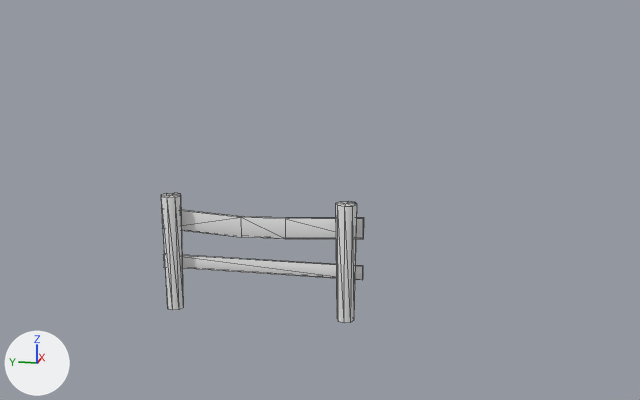
One commit to the OBJ model Game/_vs2015/release_dynamic_exe/mge/models/VillageForestBiome/13_Village_B_Fance2_V1.obj: the scene before it, then after it.
The view is the same before and after, from a camera (50 mm lens) standing at (-5.98, -1.65, 2.31) and looking at (-0.31, -0.52, 0.9). The lights are fixed; the arrows at lower left show +X, +Y and +Z. Mesh edges are drawn as thin lines. Where no turn or scale is listed for an object, it has been applied to the vertices.

Objects in the first picture: '13_Village_B_Fance2_V1'.
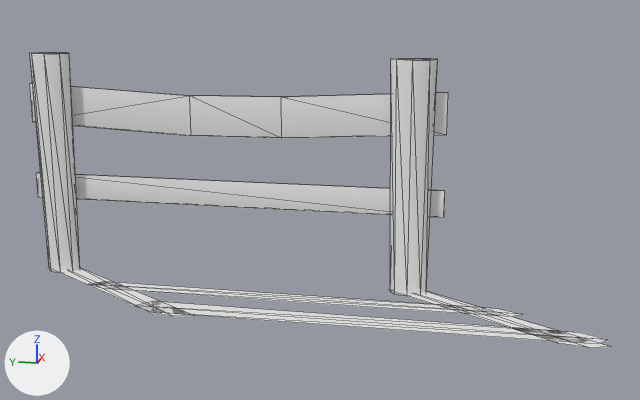
Location of each change, (x1, y1, x2, y2) in pixels of the pictures (640 x 400 px; the box of a moved part takes in the faces that stretch with it):
'13_Village_B_Fance2_V1', reshaped (185% wider, 128% taller)
    before: (161, 193, 364, 322)
    after: (29, 52, 610, 348)
part 1 of me_13_village_b_fance2_v1, added
    after: (36, 173, 445, 218)
part 2 of me_13_village_b_fance2_v1, moved or reshaped
    before: (336, 201, 357, 322)
    after: (390, 58, 438, 296)
part 3 of me_13_village_b_fance2_v1, moved or reshaped
    before: (161, 193, 184, 310)
    after: (30, 52, 80, 272)
part 4 of me_13_village_b_fance2_v1, moved or reshaped
    before: (161, 208, 364, 240)
    after: (29, 83, 448, 138)
part 5 of me_13_village_b_fance2_v1, deleted
    before: (163, 254, 363, 280)
part 6 of me_13_village_b_fance2_v1, added
    after: (48, 267, 610, 348)

Edits to the bpy script that builds the scene:
```text
Change me_13_village_b_fance2_v1:
    used by ob_13_village_b_fance2_v1; location = (0.0, 0.0, 0.0)
    remove me_13_village_b_fance2_v1.from_pydata(...)  # 58 vertices, 88 faces; spans x -0.08..0.09, y -0.76..0.76, z -0.06..0.8
    add me_13_village_b_fance2_v1.from_pydata(...)  # 82 vertices, 104 faces; spans x -0.81..0.09, y -2.39..1.75, z 0.17..1.82
    me_13_village_b_fance2_v1 part 1: a new loose piece, a box spanning x 0.056..0.081, y -1.323..1.748, z 0.72..0.909, in mat_initialshadinggroup (white #e7e7e7)
    me_13_village_b_fance2_v1 part 2: the loose piece of 17 vertices spanning x -0.08..0.08, y -0.72..-0.57, z -0.06..0.8 is scaled about its middle by (1, 2.03, 1.9), then moved by (0.0, -0.45, 0.62)
    me_13_village_b_fance2_v1 part 3: the loose piece of 17 vertices spanning x -0.08..0.08, y 0.58..0.73, z -0.06..0.8 is scaled about its middle by (1, 2.03, 1.9), then moved by (0.0, 0.88, 0.62)
    me_13_village_b_fance2_v1 part 4: the loose piece of 16 vertices spanning x 0.06..0.09, y -0.76..0.76, z 0.5..0.68 is scaled about its middle by (1, 2.03, 1.9), then moved by (0.0, 0.21, 0.82)
    me_13_village_b_fance2_v1 part 5: the loose piece of 8 vertices spanning x 0.06..0.08, y -0.76..0.76, z 0.23..0.32 is deleted
    me_13_village_b_fance2_v1 part 6
    24 vertices are added at x -0.81..0.03, y -2.39..1.67, z 0.19
    16 new faces join them
```
